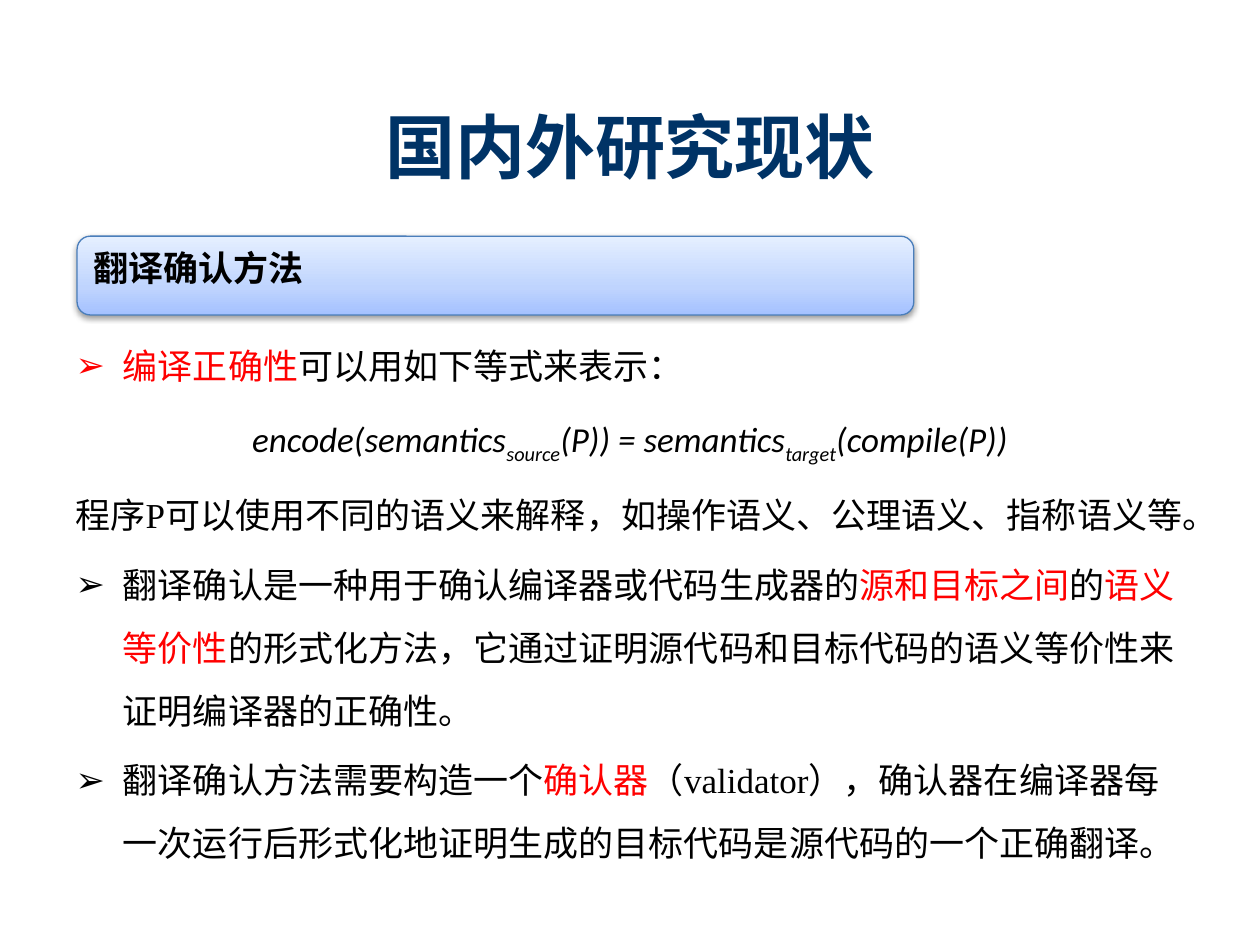
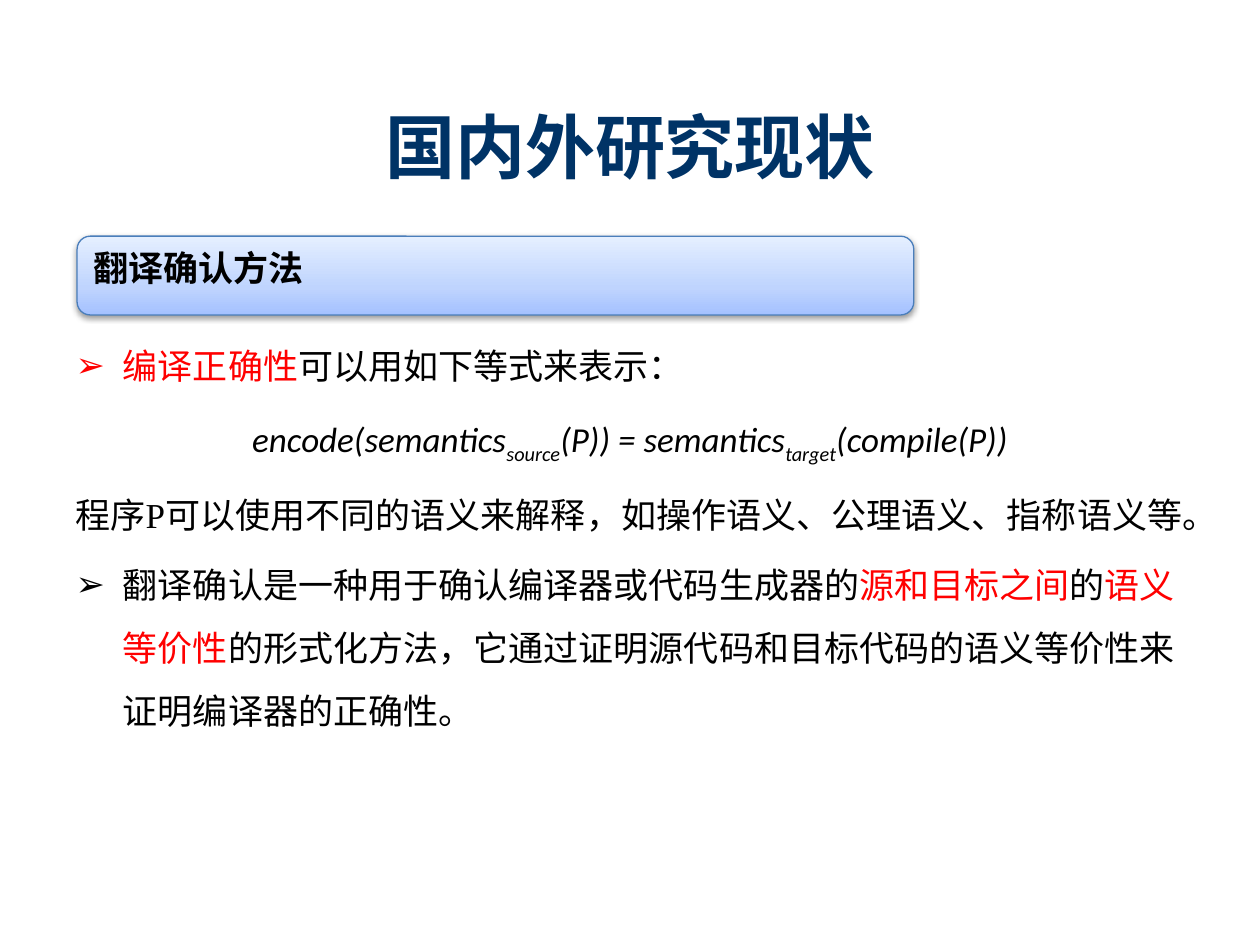
Before and after one commit to destiny1991/--2014--destiny, a slide deck: slide 12 of 开题/SY1406108_陈志伟_开题ppt.pptx. Drawn at 1260x945 pixels with LibreOffice and Linux fonts; fonts in the diff are those of the drawing; background and template pictures are left out. Boxes give left, top, right and bottom in pixels: in the first picture for what was removed or moved away, otherwise in the second. Text is boxed around its words. In the diff, an @@ line names an element or a change of style, - is before the commit and + after.

```diff
--- a/开题/SY1406108_陈志伟_开题ppt.pptx
+++ b/开题/SY1406108_陈志伟_开题ppt.pptx
@@ text at [123,763,1175,859]: paragraph removed @@
-➢ 翻译确认方法需要构造一个确认器（validator），确认器在编译器每一次运行后形式化地证明生成的目标代码是源代码的一个正确翻译。
```
Also in this commit, not shown: 8 other slides changed, 4 other files.
